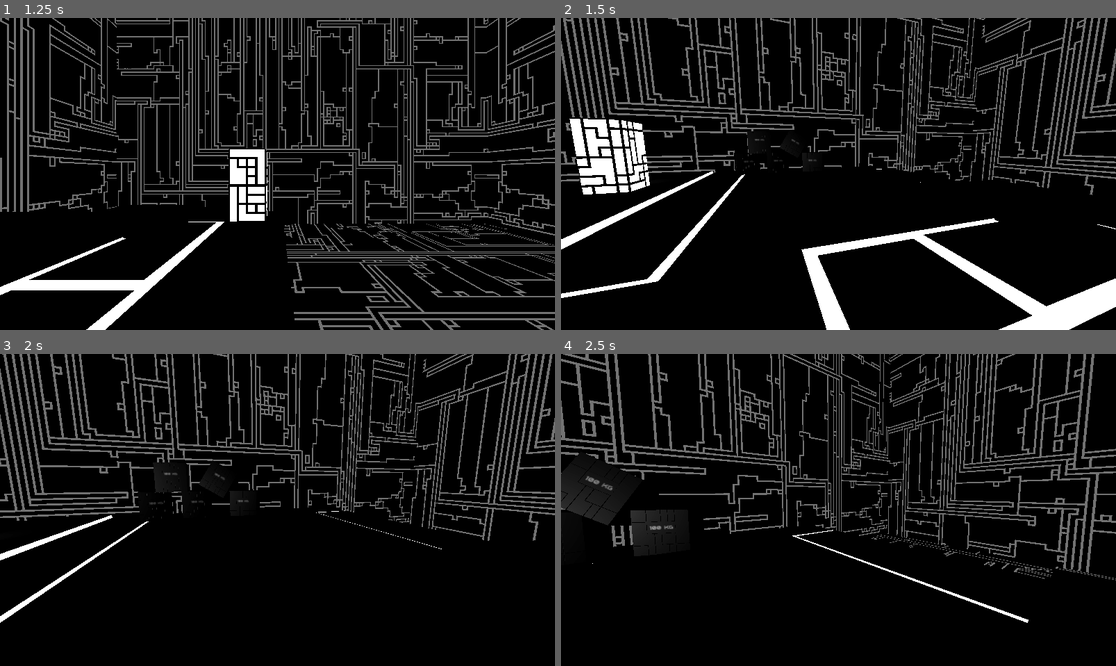
Above: before the commit, frames 1-4 (two rows, left to right).
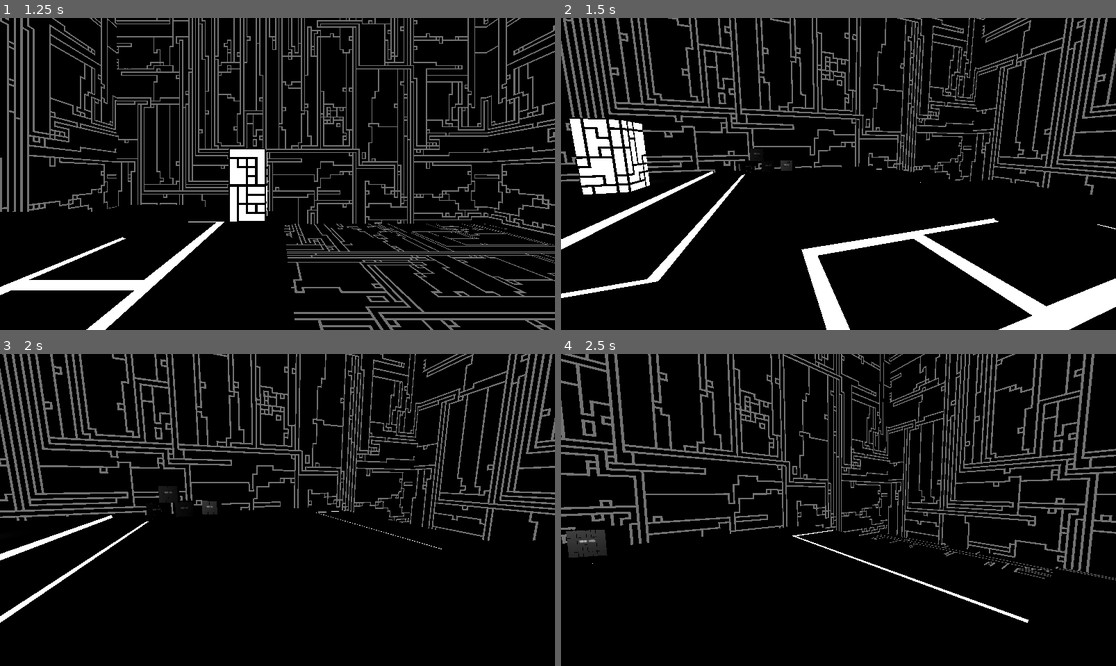
Above: after the commit, the same moments.

Repository: Artem4852/jamgame
Game: Godot game, scene res://levels/level1.tscn
Same seed, same stepped clock (60 frames per second), same inputs: the game is played once before the commit and once after it.
Inputs (mouse positions are in pixels of both pictures, inside the frame that each line leads up to):
- Up to frame 1 (1.25 s): move the mouse to (399, 158) at 0.52 s; hold D (right) from 0.53 s (still down); tap G (grab) at 0.6 s; click (399, 158) at 0.67 s
- Up to frame 2 (1.5 s): move the mouse to (810, 174) at 1.27 s; release D (right) at 1.28 s; hold W (forward) from 1.28 s (still down); tap G (grab) at 1.35 s
- Up to frame 3 (2 s): keep holding W (forward)
- Up to frame 4 (2.5 s): keep holding W (forward); move the mouse to (849, 503) at 2.02 s; hold Mouse wheel down (scroll_down) from 2.03 s (still down); tap G (grab) at 2.3 s

Frame 1 is identical in both runs. In frame 2, 0.3% of the frame differs, in the area x 31-48%, y 36-50%; in frame 3, 0.6%; in frame 4, 2.9%, in the area x 0-26%, y 31-66%.

Commit message:
worked no level 1

Diff:
--- a/levels/PlayerController.gd
+++ b/levels/PlayerController.gd
@@ -53,7 +53,7 @@
 			if raycast.is_colliding():
 				var object = raycast.get_collider()
 
-				if object.get_meta('tag') == 'crate':
+				if object.get_meta('tag', null) == 'crate':
 					var global_transform_before = object.global_transform
 					object.freeze = true
 					props.remove_child(object)
--- a/levels/level1.tscn
+++ b/levels/level1.tscn
@@ -37,6 +37,20 @@
 [node name="WorldEnvironment" type="WorldEnvironment" parent="Environment"]
 environment = SubResource("Environment_x5w1c")
 
+[node name="SpotLight3D" type="SpotLight3D" parent="Environment"]
+transform = Transform3D(1, 0, 0, 0, -0.129765, 0.991545, 0, -0.991545, -0.129765, -5.54355, 16.7012, -0.0825589)
+light_energy = 6.197
+spot_range = 12.306
+spot_angle = 42.14
+spot_angle_attenuation = 3.24901
+
+[node name="SpotLight3D2" type="SpotLight3D" parent="Environment"]
+transform = Transform3D(1, 0, 0, 0, -0.129765, 0.991545, 0, -0.991545, -0.129765, 0.393545, 16.7012, -4.37328)
+light_energy = 6.197
+spot_range = 12.306
+spot_angle = 42.14
+spot_angle_attenuation = 3.24901
+
 [node name="Player" type="CharacterBody3D" parent="." node_paths=PackedStringArray("props", "raycast")]
 transform = Transform3D(1, -3.48787e-16, 3.48787e-16, 3.48787e-16, 1, -3.48787e-16, -3.48787e-16, 3.48787e-16, 1, 2.65996, 16.1576, 0.808232)
 script = ExtResource("7_oeujf")
@@ -69,7 +83,7 @@
 transform = Transform3D(-4.37114e-08, 3.48787e-16, 1, 3.48787e-16, 1, -3.48787e-16, -1, 3.48787e-16, -4.37114e-08, -3.73904, 2.45205, 24.8147)
 
 [node name="platform3" parent="Platforms" instance=ExtResource("2_tybi2")]
-transform = Transform3D(-1, 3.48787e-16, -8.74228e-08, 3.48787e-16, 1, -3.48787e-16, 8.74228e-08, -3.48787e-16, -1, -6.45874, 4.07277, 44.2502)
+transform = Transform3D(-1, 3.48787e-16, -8.74228e-08, 3.48787e-16, 1, -3.48787e-16, 8.74228e-08, -3.48787e-16, -1, -6.45874, 3.91753, 44.2502)
 
 [node name="platform4" parent="Platforms" instance=ExtResource("2_tybi2")]
 transform = Transform3D(-1, 3.48787e-16, -8.74228e-08, 3.48787e-16, 1, -3.48787e-16, 8.74228e-08, -3.48787e-16, -1, 12.845, 2.39406, 52.3496)
@@ -125,7 +139,7 @@
 transform = Transform3D(-2.29986e-07, 0, 1, 0, 1, 0, -1, 0, -2.27434e-07, 49.3745, 5.4704, 42.744)
 
 [node name="BridgeEnd5" parent="Bridges" instance=ExtResource("9_pu5i0")]
-transform = Transform3D(-2.29986e-07, 0, 1, 0, 1, 0, -1, 0, -2.27434e-07, 52.4252, 5.94399, 44.4504)
+transform = Transform3D(-2.29986e-07, 0, 1, 0, 1, 0, -1, 0, -2.27434e-07, 52.4252, 5.92075, 44.4504)
 
 [node name="Walls" type="Node3D" parent="."]
 
@@ -155,6 +169,33 @@
 bridge4 = NodePath("../Bridges/BridgeEnd")
 bridges = NodePath("../Bridges")
 
+[node name="PressurePlate2" parent="." node_paths=PackedStringArray("bridge1", "bridge2", "bridges") instance=ExtResource("7_fcatn")]
+transform = Transform3D(1, 0, 0, 0, 1, 0, 0, 0, 1, -5.41831, 14.9399, 24.601)
+bridge1 = NodePath("../Bridges/Bridge4")
+bridge2 = NodePath("../Bridges/BridgeEnd2")
+bridges = NodePath("../Bridges")
+
+[node name="PressurePlate3" parent="." node_paths=PackedStringArray("bridge1", "bridge2", "bridges") instance=ExtResource("7_fcatn")]
+transform = Transform3D(1, 0, 0, 0, 1, 0, 0, 0, 1, -11.029, 16.3644, 39.7538)
+bridge1 = NodePath("../Bridges/Bridge5")
+bridge2 = NodePath("../Bridges/BridgeEnd3")
+bridges = NodePath("../Bridges")
+
+[node name="PressurePlate4" parent="." node_paths=PackedStringArray("bridge1", "bridge2", "bridge3", "bridge4", "bridges") instance=ExtResource("7_fcatn")]
+transform = Transform3D(1, 0, 0, 0, 1, 0, 0, 0, 1, 8.41908, 14.8924, 56.3855)
+bridge1 = NodePath("../Bridges/Bridge6")
+bridge2 = NodePath("../Bridges/Bridge7")
+bridge3 = NodePath("../Bridges/Bridge8")
+bridge4 = NodePath("../Bridges/BridgeEnd4")
+bridges = NodePath("../Bridges")
+
+[node name="PressurePlate5" parent="." node_paths=PackedStringArray("bridge1", "bridge2", "bridge3", "bridges") instance=ExtResource("7_fcatn")]
+transform = Transform3D(1, 0, 0, 0, 1, 0, 0, 0, 1, 37.9081, 17.3804, 42.2894)
+bridge1 = NodePath("../Bridges/Bridge9")
+bridge2 = NodePath("../Bridges/Bridge10")
+bridge3 = NodePath("../Bridges/BridgeEnd5")
+bridges = NodePath("../Bridges")
+
 [node name="Props" type="Node3D" parent="."]
 
 [node name="StaticBody3D" parent="Props" instance=ExtResource("5_lx4iu")]
@@ -164,7 +205,7 @@
 transform = Transform3D(1, 0, 0, 0, 1, 0, 0, 0, 1, 1.68542, 14.8593, 26.9978)
 
 [node name="StaticBody3D5" parent="Props" instance=ExtResource("5_lx4iu")]
-transform = Transform3D(1, 0, 0, 0, 1, 0, 0, 0, 1, -6.51326, 16.5926, 49.7237)
+transform = Transform3D(1, 0, 0, 0, 1, 0, 0, 0, 1, -6.51326, 16.4374, 49.7237)
 
 [node name="StaticBody3D6" parent="Props" instance=ExtResource("5_lx4iu")]
 transform = Transform3D(1, 0, 0, 0, 1, 0, 0, 0, 1, 13.2067, 14.7994, 46.6476)
@@ -191,16 +232,46 @@
 transform = Transform3D(1, 0, 0, 0, 1, 0, 0, 0, 1, -2.19459, 12.4572, 4.61867)
 
 [node name="Crate1" parent="Props" instance=ExtResource("8_a21ik")]
-transform = Transform3D(0.937389, -6.06891e-33, -0.35816, -8.15841e-24, 1.00348, 8.15841e-24, 0.35816, 1.1326e-31, 0.937389, -5.19141, 13.0494, -1.80951)
-
-[node name="Crate5" parent="Props" instance=ExtResource("8_a21ik")]
-transform = Transform3D(0.937389, -6.06891e-33, -0.35816, -8.15841e-24, 1.00348, 8.15841e-24, 0.35816, 1.1326e-31, 0.937389, -5.19141, 14.1012, -0.679248)
+transform = Transform3D(0.937389, -6.06891e-33, -0.35816, -8.15841e-24, 1.00348, 8.15841e-24, 0.35816, 1.1326e-31, 0.937389, -5.76645, 12.7465, -0.518837)
 
 [node name="Crate2" parent="Props" instance=ExtResource("8_a21ik")]
-transform = Transform3D(1.00348, -1.22076e-31, -8.15841e-24, -8.15841e-24, 1.00348, 8.15841e-24, 0, 0, 1.00348, -5.44323, 14.002, 0.823407)
+transform = Transform3D(1.00348, -1.22076e-31, -8.15841e-24, -8.15841e-24, 1.00348, 8.15841e-24, 0, 0, 1.00348, -5.53726, 13.3512, 0.996145)
 
 [node name="Crate3" parent="Props" instance=ExtResource("8_a21ik")]
-transform = Transform3D(0.976005, -2.15104e-31, 0.233219, -8.15841e-24, 1.00348, 8.15841e-24, -0.233219, -4.76837e-32, 0.976005, -5.48282, 12.9468, 1.46738)
+transform = Transform3D(0.976005, -2.15104e-31, 0.233219, -8.15841e-24, 1.00348, 8.15841e-24, -0.233219, -4.76837e-32, 0.976005, -5.48282, 12.7388, 1.46738)
 
 [node name="Crate4" parent="Props" instance=ExtResource("8_a21ik")]
-transform = Transform3D(1.00348, -1.22076e-31, -8.15841e-24, -8.15841e-24, 1.00348, 8.15841e-24, 0, 0, 1.00348, -5.50009, 12.9034, 0.0149019)
+transform = Transform3D(1.00348, -1.22076e-31, -8.15841e-24, -8.15841e-24, 1.00348, 8.15841e-24, 0, 0, 1.00348, -5.64277, 12.7538, 0.499335)
+
+[node name="Crate7" parent="Props" instance=ExtResource("8_a21ik")]
+transform = Transform3D(-0.867751, -1.25261e-30, 0.503969, -8.15841e-24, 1.00348, 8.15841e-24, -0.503969, 8.70494e-31, -0.867751, -2.5308, 15.2546, 28.5041)
+
+[node name="Crate8" parent="Props" instance=ExtResource("8_a21ik")]
+transform = Transform3D(-0.726863, 1.08898e-30, 0.691844, -8.15841e-24, 1.00348, 8.15841e-24, -0.691844, -3.61794e-31, -0.726863, -3.08235, 15.2696, 29.3156)
+
+[node name="Crate9" parent="Props" instance=ExtResource("8_a21ik")]
+transform = Transform3D(0.711388, -2.29358e-31, 0.707747, -8.15841e-24, 1.00348, 8.15841e-24, -0.707747, -8.32757e-31, 0.711388, -9.11655, 16.7127, 47.6239)
+
+[node name="Crate10" parent="Props" instance=ExtResource("8_a21ik")]
+transform = Transform3D(0.856396, 7.95162e-32, 0.523033, -8.15841e-24, 1.00348, 8.15841e-24, -0.523033, 1.67702e-30, 0.856396, -9.75762, 16.7277, 46.8811)
+
+[node name="Crate11" parent="Props" instance=ExtResource("8_a21ik")]
+transform = Transform3D(-0.815973, -1.33898e-31, -0.584093, -8.15841e-24, 1.00348, 8.15841e-24, 0.584093, 6.09004e-31, -0.815973, 15.928, 15.1784, 50.661)
+
+[node name="Crate12" parent="Props" instance=ExtResource("8_a21ik")]
+transform = Transform3D(-0.929379, 1.40088e-31, -0.378459, -8.15841e-24, 1.00348, 8.15841e-24, 0.378459, -3.44555e-30, -0.929379, 16.4413, 15.1934, 51.4972)
+
+[node name="Crate13" parent="Props" instance=ExtResource("8_a21ik")]
+transform = Transform3D(-1.00346, 1.58508e-30, 0.00718083, -8.15841e-24, 1.00348, 8.15841e-24, -0.00718076, -3.09379e-30, -1.00346, 16.5273, 15.1934, 52.5761)
+
+[node name="Crate14" parent="Props" instance=ExtResource("8_a21ik")]
+transform = Transform3D(-1.00346, 1.58508e-30, 0.00718083, -8.15841e-24, 1.00348, 8.15841e-24, -0.00718076, -3.09379e-30, -1.00346, 16.4868, 15.8058, 52.0736)
+
+[node name="Crate15" parent="Props" instance=ExtResource("8_a21ik")]
+transform = Transform3D(-0.594287, 3.70168e-30, 0.80858, -8.15841e-24, 1.00348, 8.15841e-24, -0.808579, -4.23075e-31, -0.594287, 38.9094, 17.6187, 49.1043)
+
+[node name="Crate16" parent="Props" instance=ExtResource("8_a21ik")]
+transform = Transform3D(-0.23848, 3.48587e-30, 0.974733, -8.15841e-24, 1.00348, 8.15841e-24, -0.974733, 1.95713e-30, -0.23848, 37.9144, 17.6187, 49.5952)
+
+[node name="Crate17" parent="Props" instance=ExtResource("8_a21ik")]
+transform = Transform3D(-0.23848, 3.48587e-30, 0.974733, -8.15841e-24, 1.00348, 8.15841e-24, -0.974733, 1.95713e-30, -0.23848, 38.3917, 18.2311, 49.4331)
--- a/models/glb/pressurePlate.gd
+++ b/models/glb/pressurePlate.gd
@@ -22,7 +22,7 @@
 		var overlapping_bodies = area.get_overlapping_bodies()
 		var n = 0;
 		for body in overlapping_bodies:
-			var tag = body.get_meta('tag')
+			var tag = body.get_meta('tag', 'empty')
 			if tag == 'crate' and int(body.linear_velocity.y) == 0 and not body.freeze:
 				n += 1
 		return n
@@ -30,7 +30,7 @@
 
 func _process(delta):
 	var overlaps = check_for_overlaps()
-	if overlaps > 1:
+	if overlaps > 4:
 		broken = true
 		particleSystem.emitting = true
 	plate.position.y = clamp(-0.02 * overlaps, -0.1, 0)
--- a/prefabs/crate_1.tscn
+++ b/prefabs/crate_1.tscn
@@ -9,8 +9,8 @@
 metadata/tag = "crate"
 
 [node name="crate1" parent="." instance=ExtResource("1_085xw")]
-transform = Transform3D(0.5, 0, 0, 0, 0.5, 0, 0, 0, 0.5, 0, 0, 0)
+transform = Transform3D(0.3, 0, 0, 0, 0.3, 0, 0, 0, 0.3, 0, 0, 0)
 
 [node name="CollisionShape3D" type="CollisionShape3D" parent="."]
-transform = Transform3D(0.5, 0, 0, 0, 0.5, 0, 0, 0, 0.5, 0, 0, 0)
+transform = Transform3D(0.3, 0, 0, 0, 0.3, 0, 0, 0, 0.3, 0, 0, 0)
 shape = SubResource("BoxShape3D_gc53f")
